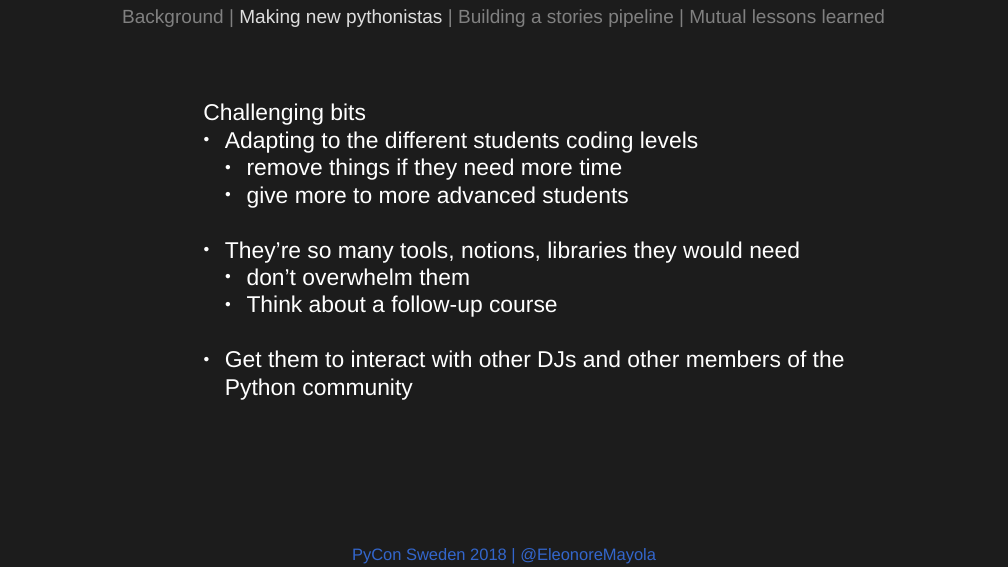
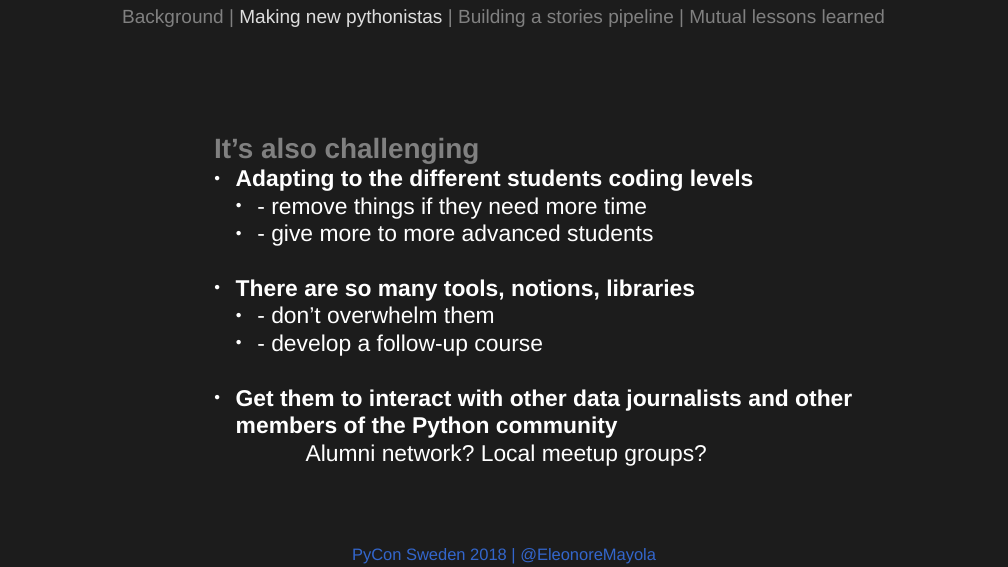
Before and after one commit to Eleonore9/-pyconse18, a slide deck: slide 12 of pyconse2018.odp. Drawn at 1008x567 pixels with LibreOffice and Linux fonts; fonts in the diff are those of the drawing. Boxes give left, top, right and bottom in pixels: in the first picture for what was removed or moved away, otherwise in the second. Text is boxed around its words. In the diff, an @@ line names an element or a change of style, - is before the commit and + after.

Commit message:
Python courses slides

```diff
--- a/pyconse2018.odp
+++ b/pyconse2018.odp
@@ text "It’s also challenging": place and size @@
-text "It’s also challenging" at <box>203,103,845,400</box>
+text "It’s also challenging" at <box>214,138,852,462</box>
@@ text at <box>214,138,480,163</box>: text changed; size 18 to 22 pt; text colour #FFFFFF to #808080; bold on @@
-Challenging bits
+It’s also challenging
@@ text at <box>236,169,754,191</box>: bold on in "Adapting to the different students coding levels" @@
@@ text at <box>236,197,852,462</box>: text changed @@
-  ● remove things if they need more time
-  ● give more to more advanced students
-● They’re so many tools, notions, libraries they would need
-  ● don’t overwhelm them
-  ● Think about a follow-up course
-● Get them to interact with other DJs and other members of the Python community
+  ● - remove things if they need more time
+  ● - give more to more advanced students
+● There are so many tools, notions, libraries
+  ● - don’t overwhelm them
+  ● - develop a follow-up course
+● Get them to interact with other data journalists and other members of the Python community
+Alumni network? Local meetup groups?
```
Also in this commit, not shown: 3 other slides changed.
